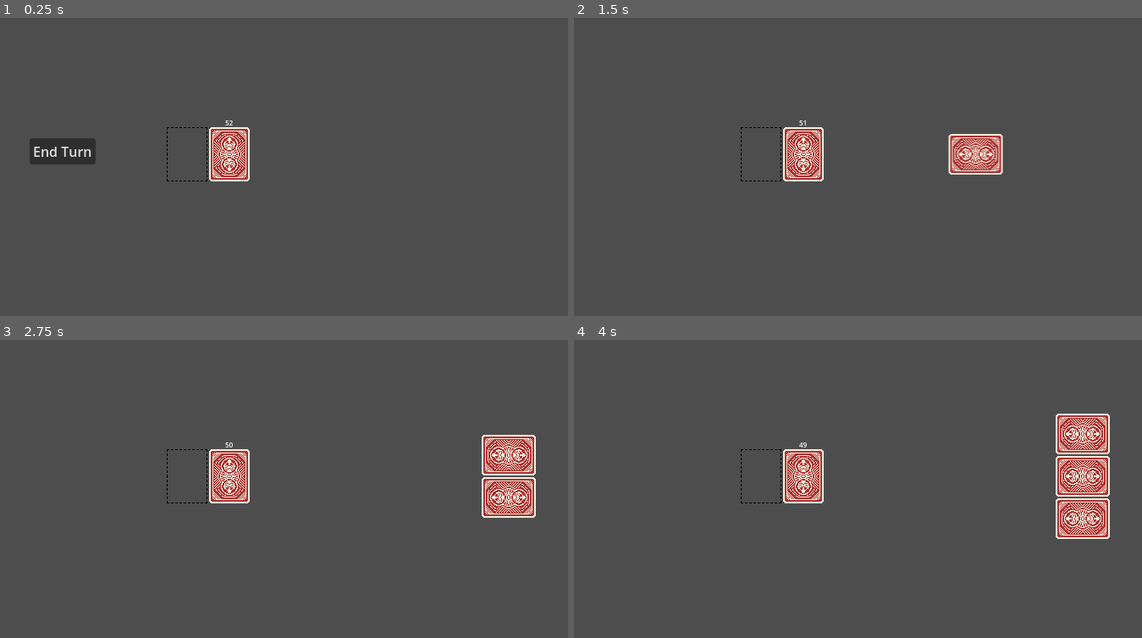
Above: before the commit, frames 1-4 (two rows, left to right).
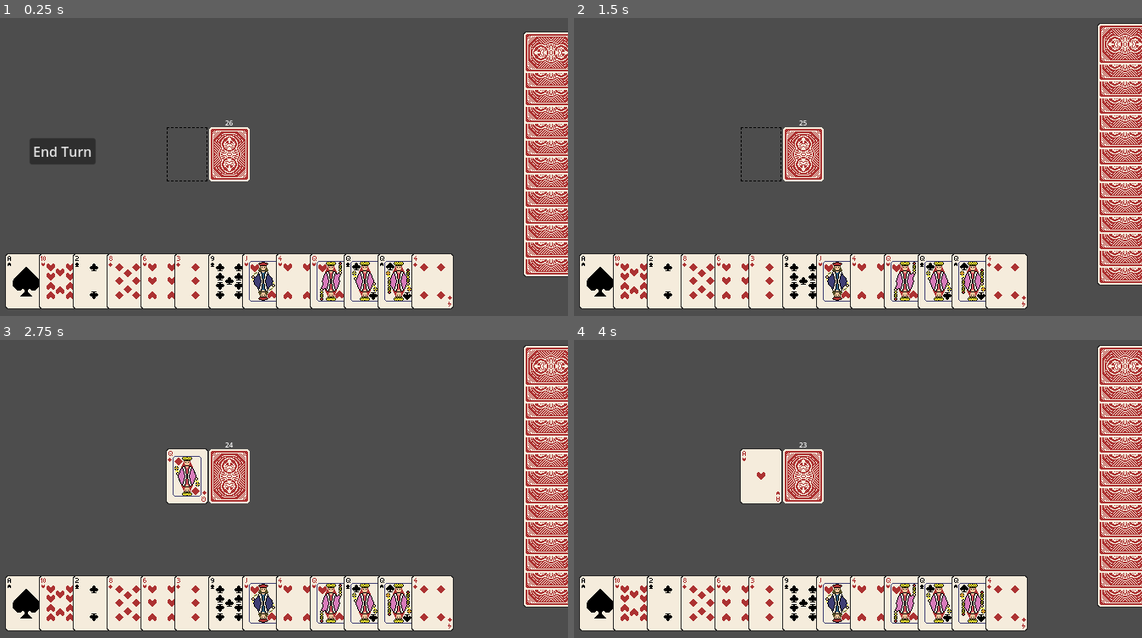
Above: after the commit, the same moments.

Repository: ajnsoriano/TongitsPlus
Game: Godot game, scene res://Scenes/main.tscn
Two runs of this game, one before a commit and one after it. Both use one fixed random seed, a clock stepped at 60 frames per second and the inputs below.
Inputs (mouse positions are in pixels of both pictures, inside the frame that each line leads up to):
- Up to frame 1 (0.25 s): no input
- Up to frame 2 (1.5 s): click "End Turn" at 0.5 s; tap Enter at 1.25 s; drag from (1085, 155) to (761, 155) at 1.27 s
- Up to frame 3 (2.75 s): click "End Turn" at 2 s
- Up to frame 4 (4 s): tap Space at 2.75 s; drag from (1085, 456) to (761, 477) at 2.77 s; click "End Turn" at 3.5 s

The runs differ from the first frame. In frame 1, 21% of the frame differs, in the area x 0-100%, y 4-98%; in frame 2, 23%; in frame 3, 25%; in frame 4, 26%, in the area x 0-100%, y 1-98%.

Commit message:
Reimported cards to add space for border shaders, fixed card slot card stacking
-Cards now have borders to make it easier to see in player hand since I want them to overlap slightly.
-Card slots now stack correctly after reparenting cards from card manager to card slot

Diff:
--- /dev/null
+++ b/Scenes/card.gdshader
@@ -0,0 +1,39 @@
+shader_type canvas_item;
+
+uniform float outline_size = 1.0;
+uniform vec4 outline_color : source_color = vec4(0.0, 0.0, 0.0, 1.0);
+
+void fragment() {
+    vec4 tex = texture(TEXTURE, UV);
+    vec4 out_col = tex;
+
+    // compute pixel offset in UV space
+    vec2 px = TEXTURE_PIXEL_SIZE * max(outline_size, 1.0);
+
+    // only attempt outline where the current pixel is transparent
+    if (tex.a <= 0.0) {
+        float alpha_sum = 0.0;
+
+        // 4 cardinal directions
+        alpha_sum += texture(TEXTURE, UV + vec2(px.x, 0.0)).a;
+        alpha_sum += texture(TEXTURE, UV - vec2(px.x, 0.0)).a;
+        alpha_sum += texture(TEXTURE, UV + vec2(0.0, px.y)).a;
+        alpha_sum += texture(TEXTURE, UV - vec2(0.0, px.y)).a;
+
+        // 4 diagonals
+        alpha_sum += texture(TEXTURE, UV + vec2(px.x, px.y)).a;
+        alpha_sum += texture(TEXTURE, UV + vec2(-px.x, px.y)).a;
+        alpha_sum += texture(TEXTURE, UV + vec2(px.x, -px.y)).a;
+        alpha_sum += texture(TEXTURE, UV + vec2(-px.x, -px.y)).a;
+
+        if (alpha_sum > 0.0) {
+            out_col = outline_color;
+        } else {
+            out_col = tex;
+        }
+    } else {
+        out_col = tex;
+    }
+
+    COLOR = out_col;
+}
--- a/Scenes/card.tscn
+++ b/Scenes/card.tscn
@@ -1,11 +1,68 @@
-[gd_scene load_steps=8 format=3 uid="uid://12we0nkks0to"]
+[gd_scene load_steps=10 format=3 uid="uid://12we0nkks0to"]
 
 [ext_resource type="Script" uid="uid://dsmp5178bpf37" path="res://Scripts/card.gd" id="1_wf8id"]
 [ext_resource type="Texture2D" uid="uid://b8wkgxenaief5" path="res://Art/card_back_design.png" id="2_brehn"]
 [ext_resource type="Texture2D" uid="uid://b17ioqwwdeh5j" path="res://Art/Deck1/Clubs13.png" id="2_wf8id"]
+[ext_resource type="Shader" uid="uid://8ysgbscakqn3" path="res://Scenes/card.gdshader" id="3_eumee"]
+
+[sub_resource type="ShaderMaterial" id="ShaderMaterial_eumee"]
+shader = ExtResource("3_eumee")
+shader_parameter/outline_size = 1.0
+shader_parameter/outline_color = Color(0.15487596, 0.154876, 0.15487596, 1)
 
 [sub_resource type="RectangleShape2D" id="RectangleShape2D_rjlel"]
 size = Vector2(48, 64)
+
+[sub_resource type="Animation" id="Animation_e6po8"]
+length = 0.001
+tracks/0/type = "value"
+tracks/0/imported = false
+tracks/0/enabled = true
+tracks/0/path = NodePath("CardImageBack:scale")
+tracks/0/interp = 1
+tracks/0/loop_wrap = true
+tracks/0/keys = {
+"times": PackedFloat32Array(0),
+"transitions": PackedFloat32Array(1),
+"update": 0,
+"values": [Vector2(1, 1)]
+}
+tracks/1/type = "value"
+tracks/1/imported = false
+tracks/1/enabled = true
+tracks/1/path = NodePath("CardImageBack:z_index")
+tracks/1/interp = 1
+tracks/1/loop_wrap = true
+tracks/1/keys = {
+"times": PackedFloat32Array(0),
+"transitions": PackedFloat32Array(1),
+"update": 1,
+"values": [0]
+}
+tracks/2/type = "value"
+tracks/2/imported = false
+tracks/2/enabled = true
+tracks/2/path = NodePath("CardImage:scale")
+tracks/2/interp = 1
+tracks/2/loop_wrap = true
+tracks/2/keys = {
+"times": PackedFloat32Array(0),
+"transitions": PackedFloat32Array(1),
+"update": 0,
+"values": [Vector2(1, 1)]
+}
+tracks/3/type = "value"
+tracks/3/imported = false
+tracks/3/enabled = true
+tracks/3/path = NodePath("CardImage:z_index")
+tracks/3/interp = 1
+tracks/3/loop_wrap = true
+tracks/3/keys = {
+"times": PackedFloat32Array(0),
+"transitions": PackedFloat32Array(1),
+"update": 1,
+"values": [-1]
+}
 
 [sub_resource type="Animation" id="Animation_eumee"]
 resource_name = "card_flip"
@@ -60,57 +117,6 @@
 "values": [-1, 0]
 }
 
-[sub_resource type="Animation" id="Animation_e6po8"]
-length = 0.001
-tracks/0/type = "value"
-tracks/0/imported = false
-tracks/0/enabled = true
-tracks/0/path = NodePath("CardImageBack:scale")
-tracks/0/interp = 1
-tracks/0/loop_wrap = true
-tracks/0/keys = {
-"times": PackedFloat32Array(0),
-"transitions": PackedFloat32Array(1),
-"update": 0,
-"values": [Vector2(1, 1)]
-}
-tracks/1/type = "value"
-tracks/1/imported = false
-tracks/1/enabled = true
-tracks/1/path = NodePath("CardImageBack:z_index")
-tracks/1/interp = 1
-tracks/1/loop_wrap = true
-tracks/1/keys = {
-"times": PackedFloat32Array(0),
-"transitions": PackedFloat32Array(1),
-"update": 1,
-"values": [0]
-}
-tracks/2/type = "value"
-tracks/2/imported = false
-tracks/2/enabled = true
-tracks/2/path = NodePath("CardImage:scale")
-tracks/2/interp = 1
-tracks/2/loop_wrap = true
-tracks/2/keys = {
-"times": PackedFloat32Array(0),
-"transitions": PackedFloat32Array(1),
-"update": 0,
-"values": [Vector2(1, 1)]
-}
-tracks/3/type = "value"
-tracks/3/imported = false
-tracks/3/enabled = true
-tracks/3/path = NodePath("CardImage:z_index")
-tracks/3/interp = 1
-tracks/3/loop_wrap = true
-tracks/3/keys = {
-"times": PackedFloat32Array(0),
-"transitions": PackedFloat32Array(1),
-"update": 1,
-"values": [-1]
-}
-
 [sub_resource type="AnimationLibrary" id="AnimationLibrary_bnspj"]
 _data = {
 &"RESET": SubResource("Animation_e6po8"),
@@ -125,6 +131,7 @@
 
 [node name="CardImage" type="Sprite2D" parent="."]
 z_index = -1
+material = SubResource("ShaderMaterial_eumee")
 texture = ExtResource("2_wf8id")
 
 [node name="Area2D" type="Area2D" parent="."]
--- a/Scenes/main.tscn
+++ b/Scenes/main.tscn
@@ -22,6 +22,7 @@
 script = ExtResource("1_bo1nx")
 
 [node name="CardSlot" parent="." instance=ExtResource("3_8gbba")]
+z_index = -1
 position = Vector2(750, 450)
 
 [node name="PlayerHand" type="Node2D" parent="."]
@@ -29,7 +30,7 @@
 script = ExtResource("3_jjvhh")
 
 [node name="OpponentHand" type="Node2D" parent="."]
-position = Vector2(1130, 450)
+position = Vector2(1180, 450)
 rotation = -1.5707964
 script = ExtResource("4_344ge")
 
--- a/Scripts/card.gd
+++ b/Scripts/card.gd
@@ -11,11 +11,6 @@
 	get_parent().connect_card_signals(self)
 
 
-# Called every frame. 'delta' is the elapsed time since the previous frame.
-func _process(delta: float) -> void:
-	pass
-
-
 func _on_area_2d_mouse_entered() -> void:
 	emit_signal("hovered", self)
 
--- a/Scripts/card_manager.gd
+++ b/Scripts/card_manager.gd
@@ -3,6 +3,7 @@
 const COLLISION_MASK_CARD = 1
 const COLLISION_MASK_CARD_SLOT = 2
 const DEFAULT_CARD_MOVE_SPEED = 0.1
+const PLAYER_HAND_Z = 1
 
 var card_being_dragged
 var screen_size
@@ -21,9 +22,11 @@
 
 func start_drag(card):
 	card_being_dragged = card
+
 	card.scale = Vector2(1, 1)
 
 func finish_drag():
+
 	card_being_dragged.scale = Vector2(1.05, 1.05)
 	var card_slot_found = raycast_check_for_card_slot()
 
@@ -32,12 +35,19 @@
 
 	#Card dropped in card slot (can stack cards on top of card slot)
 	if card_slot_found:
+
 		player_hand_reference.remove_card_from_hand(card_being_dragged)
-		card_being_dragged.position = card_slot_found.position
+		#card_being_dragged.position = card_slot_found.position
 		card_being_dragged.get_node("Area2D/CollisionShape2D").disabled = true
 		card_slot_found.card_in_slot = true
+		#card_being_dragged.z_index = card_slot_found.global_z_index
+		#card_slot_found.global_z_index += 1
+		card_slot_found.add_card(card_being_dragged)
+		#self.remove_child((card_being_dragged))
+		#card_slot_found.add_child(card_being_dragged)
 	else:
 		player_hand_reference.add_card_to_hand(card_being_dragged, DEFAULT_CARD_MOVE_SPEED)
+
 	card_being_dragged = null
 
 func connect_card_signals(card):
@@ -66,10 +76,10 @@
 func highlight_card(card, hovered):
 	if hovered:
 		card.scale = Vector2(1.05, 1.05)
-		card.z_index = 2
+		#card.z_index = PLAYER_HAND_Z + 1
 	else:
 		card.scale = Vector2(1, 1)
-		card.z_index = 1
+		#card.z_index = PLAYER_HAND_Z
 
 func raycast_check_for_card_slot():
 	var space_state = get_viewport().world_2d.direct_space_state
--- a/Scripts/card_slot.gd
+++ b/Scripts/card_slot.gd
@@ -2,3 +2,25 @@
 
 
 var card_in_slot = false
+var global_z_index = 100
+var card_manager_reference
+var cards_in_slot = []
+
+func _ready() -> void:
+	card_manager_reference = $"../CardManager"
+
+func add_card(card):
+	# add to card stack
+	cards_in_slot.append(card)
+
+	# set card position to card slot position
+	card.position = self.position
+	var global_pos = card.global_position
+
+	card.get_parent().remove_child(card)
+	self.add_child(card)
+	card.global_position = global_pos
+	print(card.get_parent())
+
+func draw_top_card():
+	print("Draw top card from card slot")
--- a/Scripts/deck.gd
+++ b/Scripts/deck.gd
@@ -14,8 +14,8 @@
 	$RichTextLabel.text = str(deck.size())
 
 	 #Draw 13 cards
-	#for i in range(0, 13):
-		#draw_card()
+	for i in range(0, 13):
+		draw_card($"../PlayerHand")
 
 func create_deck():
 	deck.clear()
@@ -45,3 +45,6 @@
 	hand.add_card_to_hand(new_card, CARD_DRAW_SPEED)
 	if hand == $"../PlayerHand":
 		new_card.get_node("AnimationPlayer").play("card_flip")
+	else:
+		new_card.get_node("Area2D/CollisionShape2D").disabled = true
+	#new_card.get_node("AnimationPlayer").play("card_flip")
--- a/Scripts/input_manager.gd
+++ b/Scripts/input_manager.gd
@@ -5,6 +5,7 @@
 
 const COLLISION_MASK_CARD = 1
 const COLLISION_MASK_DECK = 4
+
 
 var card_manager_reference
 var deck_reference
@@ -31,6 +32,7 @@
 	#parameters.collision_mask = COLLISION_MASK_CARD
 	var result = space_state.intersect_point(parameters)
 	if result.size() > 0:
+		print(result[0].collider.get_parent().name)
 		var result_collision_mask = result[0].collider.collision_mask
 		if result_collision_mask == COLLISION_MASK_CARD:
 			# CARD CLICKED
--- a/Scripts/opponent_hand.gd
+++ b/Scripts/opponent_hand.gd
@@ -1,6 +1,6 @@
 extends Node2D
 
-const CARD_WIDTH = 50
+const CARD_WIDTH = 20
 const DEFAULT_CARD_MOVE_SPEED = 0.1
 
 
@@ -18,7 +18,7 @@
 		opponent_hand.insert(0, card)
 		update_hand_positions(speed)
 	else:
-		animate_card_to_position(card, card.hand_position, DEFAULT_CARD_MOVE_SPEED)
+		animate_card_to_position(card, card.hand_position, DEFAULT_CARD_MOVE_SPEED, false)
 
 func update_hand_positions(speed):
 	#for i in range(opponent_hand.size()):
@@ -31,7 +31,7 @@
 		var new_position = Vector2(HAND_X_POSITION, calculate_card_position(i))
 		var card = opponent_hand[i]
 		card.hand_position = new_position
-		animate_card_to_position(card, new_position, speed)
+		animate_card_to_position(card, new_position, speed, false)
 
 		# Rotate cards to face inward (adjust depending on which side they’re on)
 		card.rotation_degrees = -90  # Right side
@@ -45,9 +45,11 @@
 	var y_offset = HAND_Y_POSITION + index * CARD_WIDTH - total_height / 2.0
 	return y_offset
 
-func animate_card_to_position(card, new_position, speed):
+func animate_card_to_position(card, new_position, speed, discard):
 	var tween = get_tree().create_tween()
 	tween.tween_property(card, "position", new_position, speed)
+	if discard:
+		tween.parallel().tween_property(card, "rotation_degrees", 0, speed)
 
 func remove_card_from_hand(card):
 	if card in opponent_hand:
--- a/Scripts/player_hand.gd
+++ b/Scripts/player_hand.gd
@@ -1,7 +1,9 @@
 extends Node2D
 
-const CARD_WIDTH = 50
+const CARD_WIDTH = 40
+#const CARD_WIDTH = 25
 const DEFAULT_CARD_MOVE_SPEED = 0.1
+
 
 var player_hand = []
 var HAND_X_POSITION
@@ -14,7 +16,11 @@
 
 func add_card_to_hand(card, speed):
 	if card not in player_hand:
-		player_hand.insert(0, card)
+		# left most card on top
+		#player_hand.insert(0, card)
+
+		# right most card on top (usually how i play)
+		player_hand.append(card)
 		update_hand_positions(speed)
 	else:
 		animate_card_to_position(card, card.hand_position, DEFAULT_CARD_MOVE_SPEED)
@@ -26,8 +32,9 @@
 		var card = player_hand[i]
 		card.hand_position = new_position
 
+		#card.z_index = i
 		# Fanning out cards in hand (come back to this)
-		#card.rotation_degrees = 180 + (i - player_hand.size() / 2.0) * 3
+		#card.rotation_degrees = 180 + (i - player_hand.size() / 2.0) * 3s
 
 		animate_card_to_position(card, new_position, speed)
 
--- a/Scripts/turn_manager.gd
+++ b/Scripts/turn_manager.gd
@@ -1,8 +1,11 @@
 extends Node
+
+const DEFAULT_CARD_MOVE_SPEED = 0.1
 
 var turn_timer
 var deck_reference
 var opponent_hand
+var discard_pile
 # Called when the node enters the scene tree for the first time.
 func _ready() -> void:
 	turn_timer = $"../TurnTimer"
@@ -10,6 +13,11 @@
 	turn_timer.wait_time = 1.0
 	deck_reference = $"../Deck"
 	opponent_hand = $"../OpponentHand"
+	discard_pile = $"../CardSlot"
+
+	for i in range(0, 13):
+		deck_reference.draw_card(opponent_hand)
+
 # Called every frame. 'delta' is the elapsed time since the previous frame.
 func _process(delta: float) -> void:
 	pass
@@ -23,7 +31,6 @@
 	$"../EndTurnButton".disabled = true
 	$"../EndTurnButton".visible = false
 
-
 	# check discard pile
 
 	# draw card
@@ -33,10 +40,21 @@
 	# look for melds
 
 	# discard unwanted cards
-
+	discard(opponent_hand)
 	# end turn
 
 	# reset player deck draw
 
 	$"../EndTurnButton".disabled = false
 	$"../EndTurnButton".visible = true
+
+func discard(hand):
+	var card_to_discard = hand.opponent_hand[4]
+
+	#cards that do not make a meld
+
+	#high cards
+
+	hand.animate_card_to_position(card_to_discard, discard_pile.position, DEFAULT_CARD_MOVE_SPEED, true)
+	card_to_discard.get_node("AnimationPlayer").play("card_flip")
+	hand.remove_card_from_hand(card_to_discard)
Binary file changed: Art/Deck1/Clubs1.png
Binary file changed: Art/Deck1/Clubs10.png
Binary file changed: Art/Deck1/Clubs11.png
Binary file changed: Art/Deck1/Clubs12.png
Binary file changed: Art/Deck1/Clubs13.png
Binary file changed: Art/Deck1/Clubs2.png
Binary file changed: Art/Deck1/Clubs3.png
Binary file changed: Art/Deck1/Clubs4.png
Binary file changed: Art/Deck1/Clubs5.png
Binary file changed: Art/Deck1/Clubs6.png
Binary file changed: Art/Deck1/Clubs7.png
Binary file changed: Art/Deck1/Clubs8.png
(and 41 more such lines)
